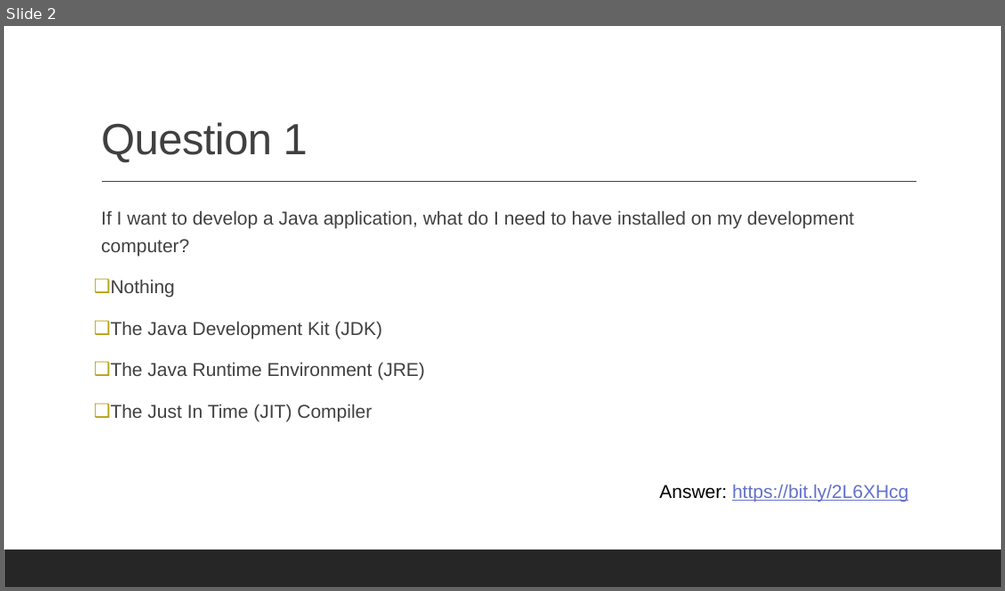
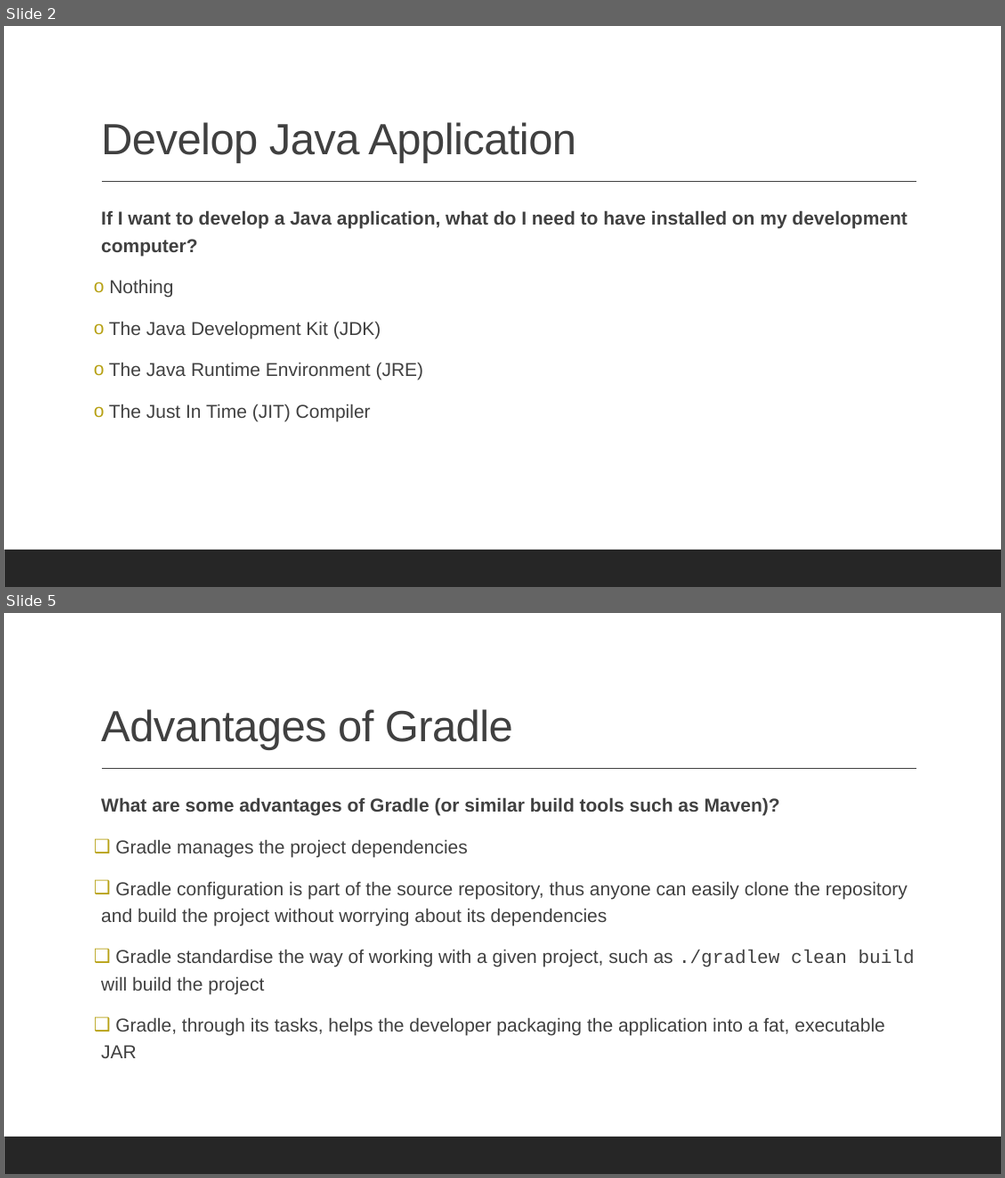
Before and after one commit to albertattard/java-boot-camp, a slide deck: assets/quiz/Quiz - 01.pptx. Shown one above the other, each under a label of ours: slide 2 before the commit, slides 2 and 5 after it; the slides between them are not shown. The pictures are 1005x591 and 1005x1178 pixels, drawn with LibreOffice and Linux fonts; fonts in the diff are those of the drawing. Boxes give left, top, right and bottom in pixels: in the first picture for what was removed or moved away, otherwise in the second. Text is boxed around its words. In the diff, an @@ line names an element or a change of style, - is before the commit and + after.

```diff
--- a/assets/quiz/Quiz - 01.pptx
+++ b/assets/quiz/Quiz - 01.pptx
@@ slide 5 added at [4, 613, 1001, 1174], background #FFFFFF; not listed: 2 template elements that a slide beside it also shows @@
@@ title added at [101, 709, 513, 750], 42 pt, text #404040 @@
+Advantages of Gradle
@@ text added at [101, 797, 914, 1058], 18 pt, text #404040 @@
+  What are some advantages of Gradle (or similar build tools such as Maven)?
+❑ Gradle manages the project dependencies
+❑ Gradle configuration is part of the source repository, thus anyone can easily clone the repository and build the project without worrying about its dependencies
+❑ Gradle standardise the way of working with a given project, such as ./gradlew clean build will build the project
+❑ Gradle, through its tasks, helps the developer packaging the application into a fat, executable JAR
@@ slide 2 changed as well @@
@@ title at [101, 122, 576, 163]: text changed @@
-Question 1
+Develop Java Application
@@ text "If I want to develop ..." at [101, 210, 906, 421]: bold on in "If I want to develop a Java ..."; bullet ❑ to o @@
@@ text removed at [659, 484, 908, 501] @@
-Answer: https://bit.ly/2L6XHcg
```
Also in this commit, not shown: 1 other slide changed, 15 other slides added, 3 other files.
